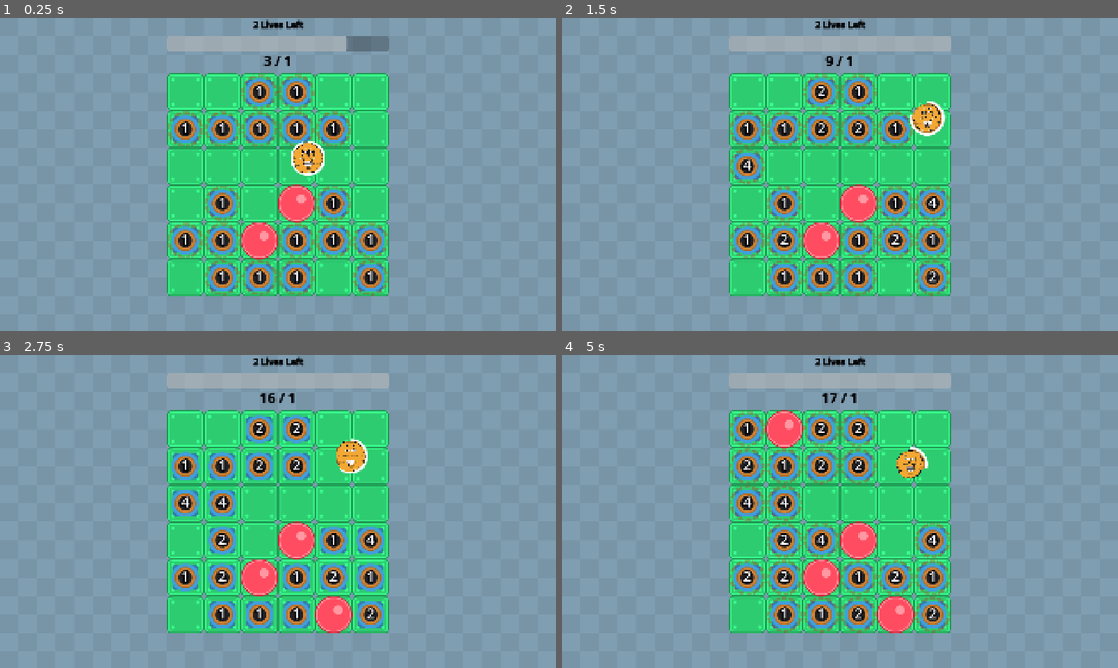
Above: before the commit, frames 1-4 (two rows, left to right).
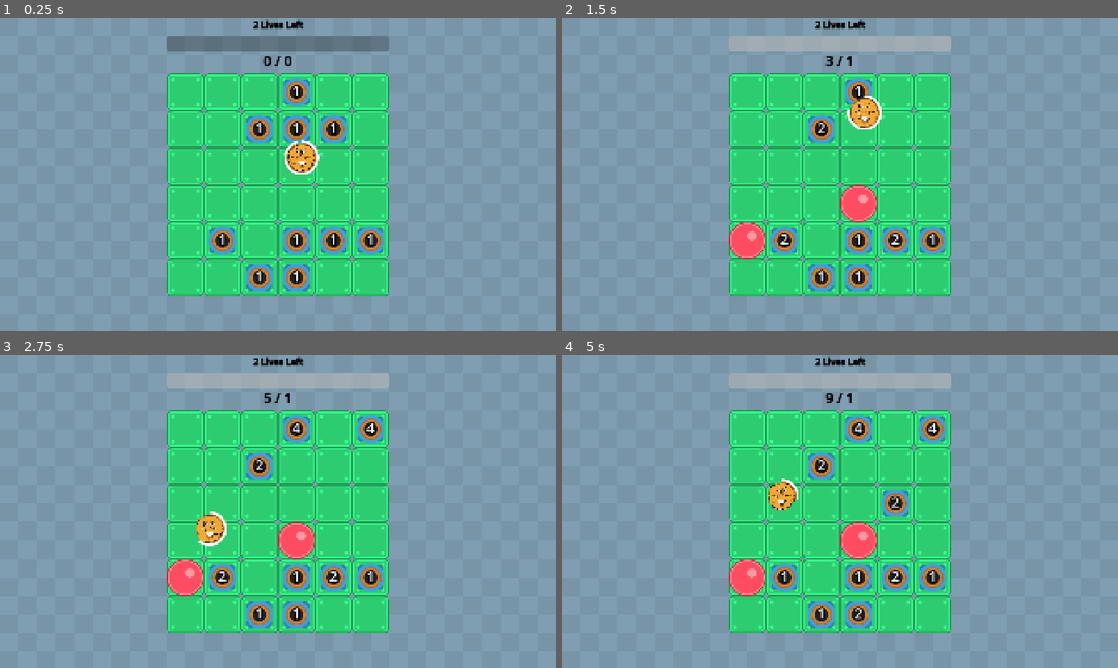
Above: after the commit, the same moments.

Repository: wanamelon/prototype_monorepo
Game: Godot game, scene res://source/bounce_main.tscn
Same seed, same stepped clock (60 frames per second), same inputs: the game is played once before the commit and once after it. Sound files missing from this copy of the repository are replaced by a short silence.
Inputs:
- Up to frame 1 (0.25 s): no input
- Up to frame 2 (1.5 s): no input
- Up to frame 3 (2.75 s): no input
- Up to frame 4 (5 s): no input

The runs differ from the first frame. In frame 1, 8.6% of the frame differs, in the area x 30-70%, y 5-89%; in frame 2, 8.5%; in frame 3, 7.7%; in frame 4, 11%, in the area x 30-70%, y 12-89%.

Commit message:
bounce pillar scripts to item folder

Diff:
--- a/roller/source/bounce_main.tscn
+++ b/roller/source/bounce_main.tscn
@@ -16,11 +16,6 @@
 [sub_resource type="Resource" id="Resource_a5fj5"]
 script = ExtResource("2_0panw")
 item_id = 10
-metadata/_custom_type_script = "uid://ckw8rr21jqg1f"
-
-[sub_resource type="Resource" id="Resource_3yruk"]
-script = ExtResource("2_0panw")
-item_id = 6
 metadata/_custom_type_script = "uid://ckw8rr21jqg1f"
 
 [sub_resource type="Resource" id="Resource_q2ks2"]
@@ -58,7 +53,7 @@
 
 [node name="BounceMain" type="Node2D"]
 script = ExtResource("1_ovsfe")
-item_configs = Array[ExtResource("2_0panw")]([SubResource("Resource_k3n88"), SubResource("Resource_a5fj5"), SubResource("Resource_3yruk"), SubResource("Resource_q2ks2"), SubResource("Resource_jngsf"),  …(124 unchanged characters)…
+item_configs = Array[ExtResource("2_0panw")]([SubResource("Resource_k3n88"), SubResource("Resource_a5fj5"), SubResource("Resource_q2ks2"), SubResource("Resource_jngsf"),  …(124 unchanged characters)…
 
 [node name="TextureRect" type="TextureRect" parent="."]
 material = SubResource("ShaderMaterial_to078")
--- a/roller/source/game_board.gd
+++ b/roller/source/game_board.gd
@@ -2,7 +2,7 @@
 
 const PLAYER_BALL_SCENE: PackedScene = preload("res://source/player_ball.tscn")
 const TILE_OBJECT_SCENE: PackedScene = preload("res://source/tile_object.tscn")
-const BOUNCE_PILLAR_SCENE: PackedScene = preload("res://source/bounce_pillar.tscn")
+const BOUNCE_PILLAR_SCENE: PackedScene = preload("res://source/item/bounce_pillar.tscn")
 var _random := RandomNumberGenerator.new()
 var _player_ball: PlayerBall
 var _item_per_cell := {} # prevents race condition overlap, adding 2 items in one tick
--- a/roller/source/bounce_pillar.gd
+++ b/roller/source/item/bounce_pillar.gd
@@ -3,7 +3,7 @@
 var hit_points: int = 5
 
 static func instance() -> BouncePillar:
-	return load("res://source/bounce_pillar.tscn").instantiate()
+	return load("res://source/item/bounce_pillar.tscn").instantiate()
 
 func activate(state: MatchState):
 	if ($StaticBody2D/CollisionShape2D.disabled
--- a/roller/source/bounce_pillar.tscn
+++ b/roller/source/item/bounce_pillar.tscn
@@ -1,6 +1,6 @@
 [gd_scene load_steps=5 format=3 uid="uid://bej1km1vqhxtr"]
 
-[ext_resource type="Script" uid="uid://cam7syiypokk8" path="res://source/bounce_pillar.gd" id="1_kf50q"]
+[ext_resource type="Script" uid="uid://cam7syiypokk8" path="res://source/item/bounce_pillar.gd" id="1_kf50q"]
 [ext_resource type="Texture2D" uid="uid://cltr6605421w6" path="res://assets/rolling_ball/ball_red_large.png" id="2_kf50q"]
 
 [sub_resource type="CircleShape2D" id="CircleShape2D_kf50q"]
--- a/roller/source/item/crop_spawner.gd
+++ b/roller/source/item/crop_spawner.gd
@@ -4,6 +4,6 @@
 
 func activate(state: MatchState):
 	if state.tick == 0:
-		for i in range(20): # TODO: configurable?
+		for i in range(10): # TODO: configurable?
 			_add_event(ItemSystem.SpawnEvent.new(
 				func (): return Crop.instance(1, 0), ItemSystem.AnyFreeCell.new(), 1.0))
Not shown: 1 places in roller/source/bounce_main.tscn that only renumber resources
Renamed: roller/source/bounce_pillar.gd.uid -> roller/source/item/bounce_pillar.gd.uid
